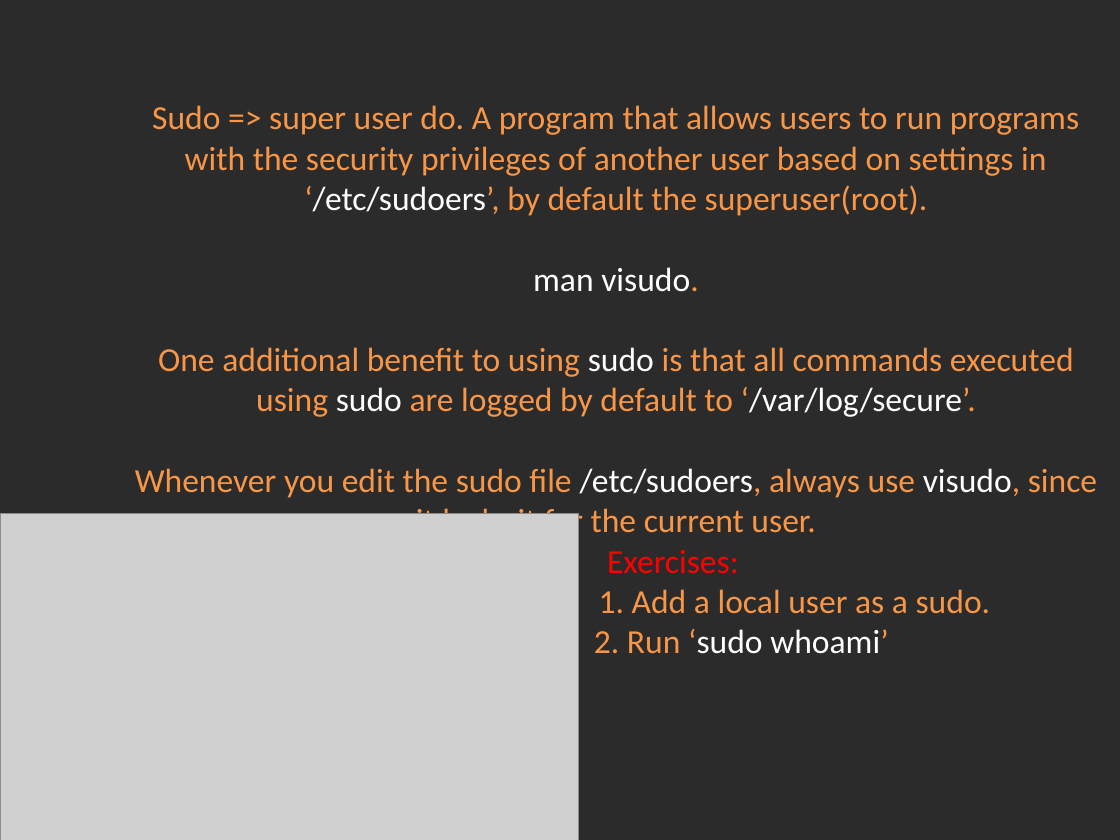
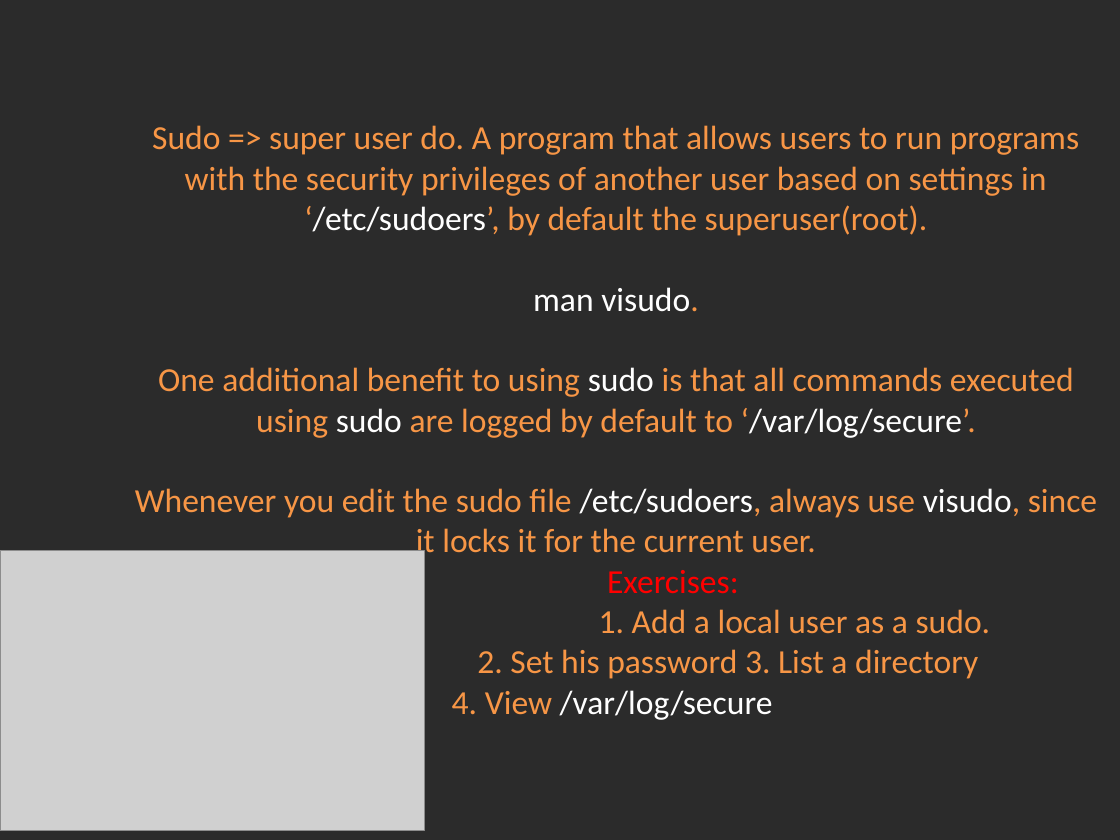
Before and after one commit to Academy-Soft-Intellect/Linux-Course, a slide deck: slide 7 of 04.Users_And_UsersGroups/04-UsersAndUsersGroups.pptx. Drawn at 1120x840 pixels with LibreOffice and Linux fonts; fonts in the diff are those of the drawing; grey boxes stand for pictures; background and template pictures are left out; a plain dark background stands for a picture behind light text. Boxes give left, top, right and bottom in pixels: in the first picture for what was removed or moved away, otherwise in the second. Text is boxed around its words. In the diff, an @@ line names an element or a change of style, - is before the commit and + after.

Commit message:
Users and groups.

```diff
--- a/04.Users_And_UsersGroups/04-UsersAndUsersGroups.pptx
+++ b/04.Users_And_UsersGroups/04-UsersAndUsersGroups.pptx
@@ title at (x1=135, y1=125, x2=1097, y2=720): text changed @@
-Sudo => super user do. A program that allows users to run programs with the security privileges of another user based on settings in ‘/etc/sudoers’, by default the superuser(root).
-man visudo.
-One additional benefit to using sudo is that all commands executed using sudo are logged by default to ‘/var/log/secure’.
-Whenever you edit the sudo file /etc/sudoers, always use visudo, since it locks it for the current user.
-Exercises:
-1. Add a local user as a sudo.
-2. Run ‘sudo whoami’
+Sudo => super user do. A program that allows users to run programs with the security privileges of another user based on settings in ‘/etc/sudoers’, by default the superuser(root).
+man visudo.
+One additional benefit to using sudo is that all commands executed using sudo are logged by default to ‘/var/log/secure’.
+Whenever you edit the sudo file /etc/sudoers, always use visudo, since it locks it for the current user.
+Exercises:
+1. Add a local user as a sudo.
+2. Set his password 3. List a directory
+4. View /var/log/secure
@@ picture resized from (x1=0, y1=513, x2=579, y2=840) to (x1=0, y1=551, x2=424, y2=831) @@
```
Also in this commit, not shown: 3 other slides changed, 1 other file.
